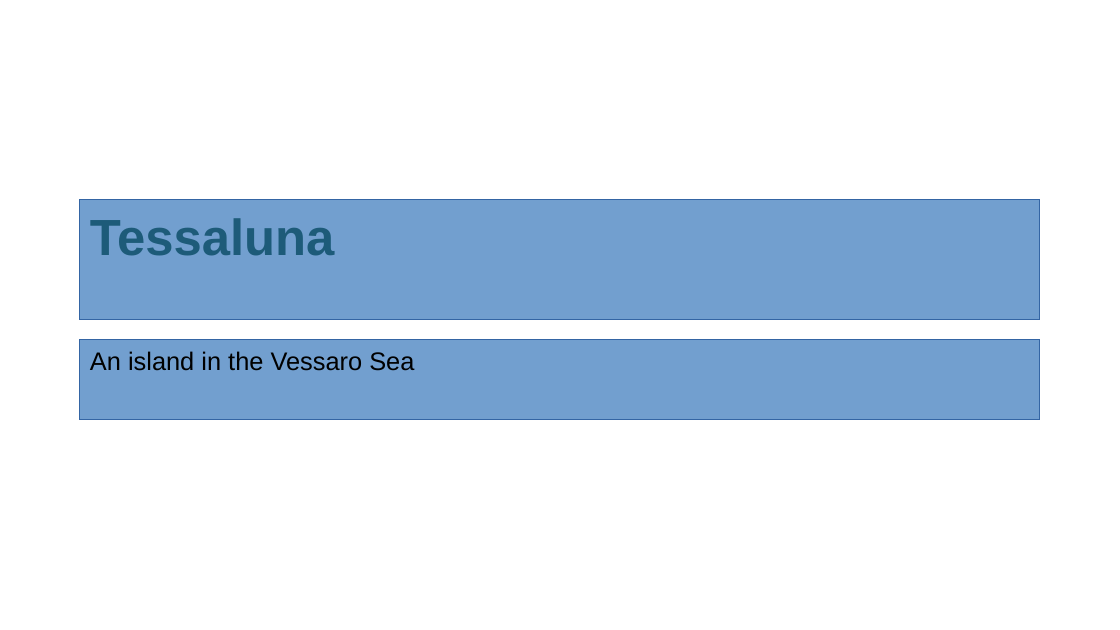
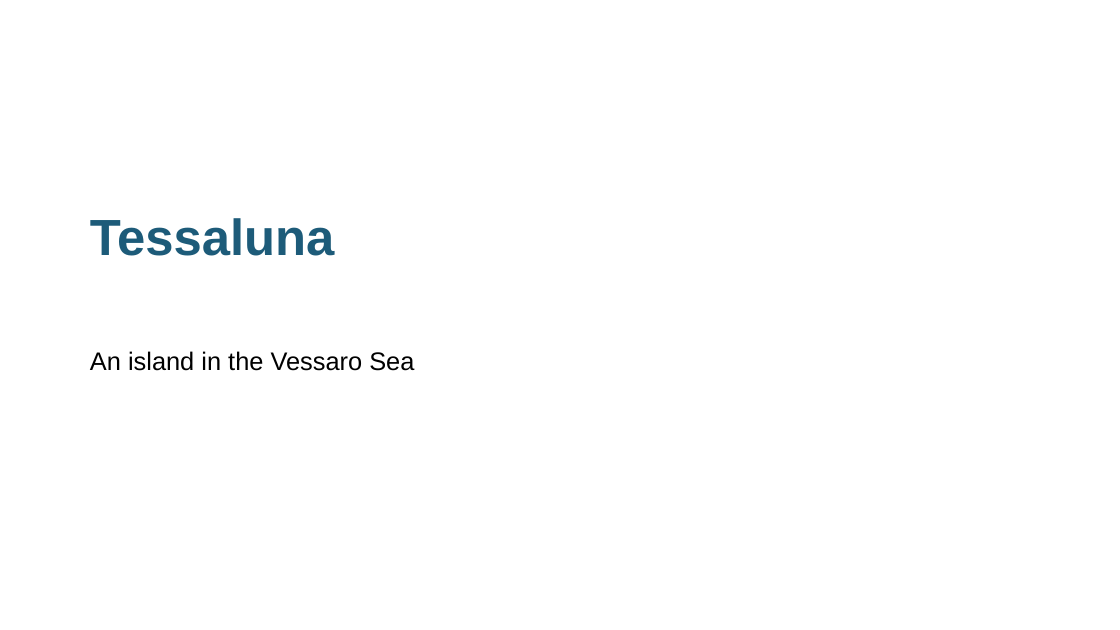
Before and after one commit to oc-group/tessaluna, a slide deck: slide 1 of documents/island-presentation.odp. Drawn at 1120x630 pixels with LibreOffice and Linux fonts; fonts in the diff are those of the drawing. Boxes give left, top, right and bottom in pixels: in the first picture for what was removed or moved away, otherwise in the second. Text is boxed around its words. In the diff, an @@ line names an element or a change of style, - is before the commit and + after.

```diff
--- a/documents/island-presentation.odp
+++ b/documents/island-presentation.odp
@@ text "Tessaluna" moved from (x1=80, y1=200, x2=1041, y2=320) to (x1=90, y1=218, x2=334, y2=256) @@
@@ text "Tessaluna" at (x1=90, y1=218, x2=334, y2=256): fill #729FCF to none; outline #3465A4 0 pt to none @@
@@ text "An island in the Vessaro ..." moved from (x1=80, y1=340, x2=1041, y2=421) to (x1=90, y1=351, x2=414, y2=371) @@
@@ text "An island in the Vessaro ..." at (x1=90, y1=351, x2=414, y2=371): fill #729FCF to none; outline #3465A4 0 pt to none @@
```
Also in this commit, not shown: 3 other slides changed, 1 other file.
